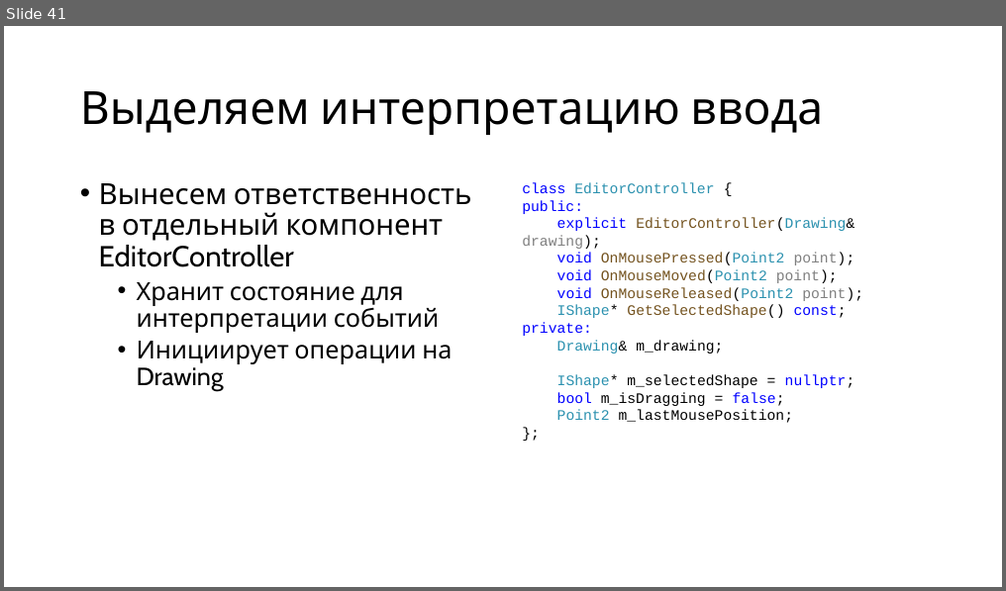
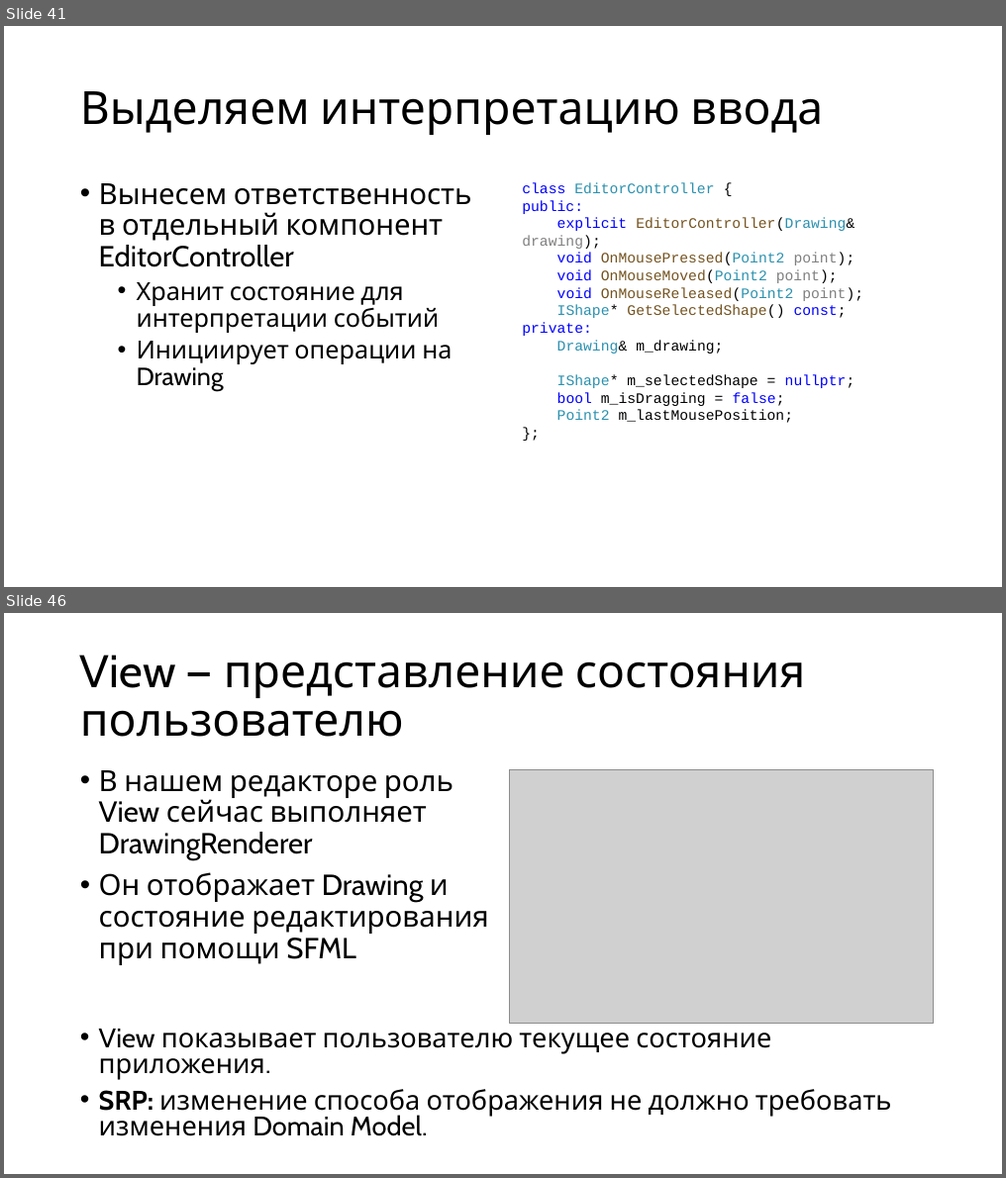
Before and after one commit to alexey-malov/ood, a slide deck: lectures/new/03. gui-app-design/gui-app-design.pptx. Shown one above the other, each under a label of ours: slide 41 before the commit, slides 41 and 46 after it; the slides between them are not shown. The pictures are 1006x591 and 1006x1178 pixels, drawn with LibreOffice and Linux fonts; fonts in the diff are those of the drawing; grey boxes stand for pictures. Boxes give left, top, right and bottom in pixels: in the first picture for what was removed or moved away, otherwise in the second. Text is boxed around its words. In the diff, an @@ line names an element or a change of style, - is before the commit and + after.

```diff
--- a/lectures/new/03. gui-app-design/gui-app-design.pptx
+++ b/lectures/new/03. gui-app-design/gui-app-design.pptx
@@ slide 46 added at <box>4,613,1002,1174</box>, background #FFFFFF @@
@@ title added at <box>80,655,806,737</box>, 44 pt, text #000000 @@
+View — представление состояния пользователю
@@ text added at <box>99,770,489,965</box>, 28 pt, text #000000 @@
+• В нашем редакторе роль View сейчас выполняет DrawingRenderer
+• Он отображает Drawing и состояние редактирования при помощи SFML
@@ picture added at <box>509,769,934,1023</box> @@
@@ text added at <box>99,1022,892,1137</box>, 25.9 pt, text #000000 @@
+• View показывает пользователю текущее состояние приложения.
+• SRP: изменение способа отображения не должно требовать изменения Domain Model.
```
Also in this commit, not shown: 2 slides changed, 35 other slides added, 4 slides removed, 6 other files.
